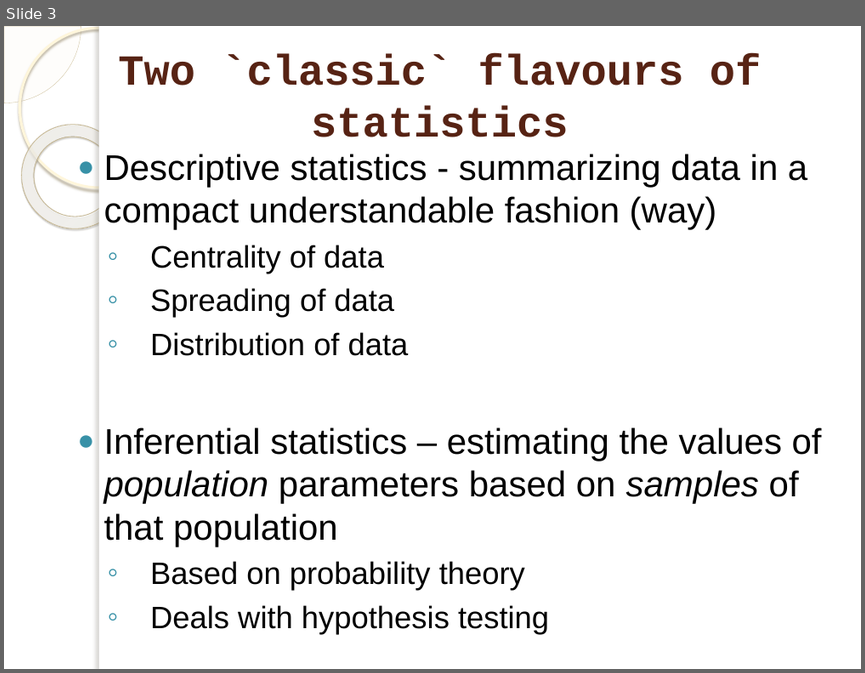
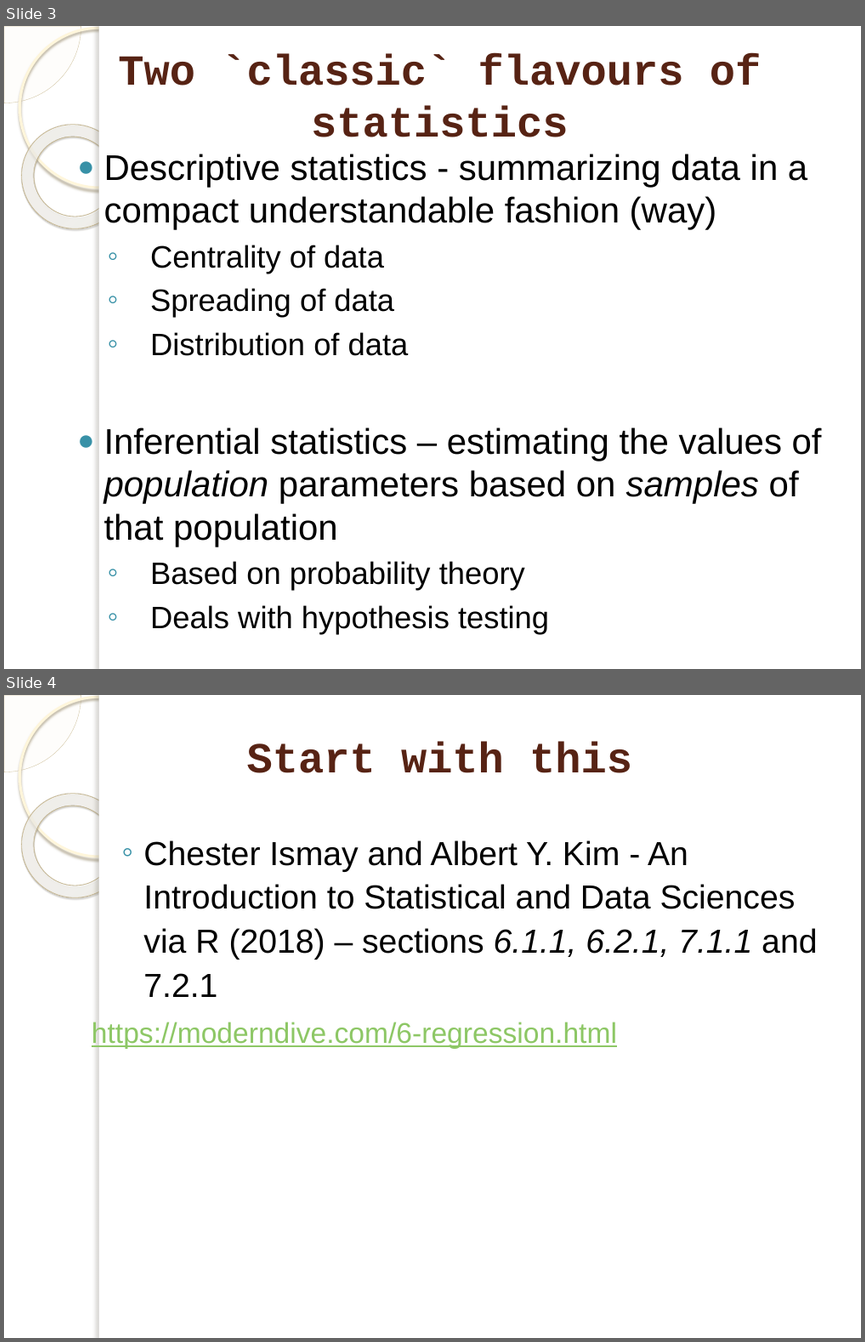
Before and after one commit to marinfotache/Data-Processing-Analysis-Science-with-R, a slide deck: 09 Exploratory Data Analysis/09 Exploratory Data Analysis.pptx. Shown one above the other, each under a label of ours: slide 3 before the commit, slides 3 and 4 after it. The pictures are 865x673 and 865x1342 pixels, drawn with LibreOffice and Linux fonts; fonts in the diff are those of the drawing; background and template pictures are left out. Boxes give left, top, right and bottom in pixels: in the first picture for what was removed or moved away, otherwise in the second. Text is boxed around its words. In the diff, an @@ line names an element or a change of style, - is before the commit and + after.

```diff
--- a/09 Exploratory Data Analysis/09 Exploratory Data Analysis.pptx
+++ b/09 Exploratory Data Analysis/09 Exploratory Data Analysis.pptx
@@ slide 4 added at (4,695,861,1338), background picture (left out); not listed: 5 template elements that a slide beside it also shows @@
@@ title added at (247,742,632,773), 36 pt, text #572314, bold @@
+Start with this
@@ text added at (92,840,817,1049), 28 pt, text #000000 @@
+  ◦ Chester Ismay and Albert Y. Kim - An Introduction to Statistical and Data Sciences via R (2018) – sections 6.1.1, 6.2.1, 7.1.1 and 7.2.1
+https://moderndive.com/6-regression.html
```
Also in this commit, not shown: 1 other file.
